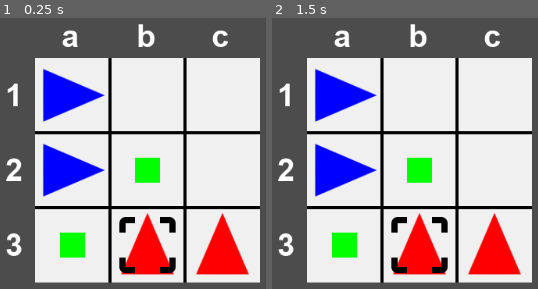
Above: before the commit, frames 1-2 (left to right).
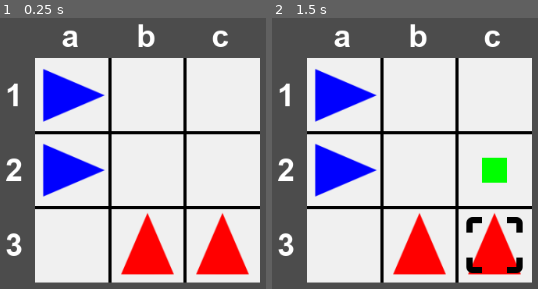
Above: after the commit, the same moments.

Repository: vivisuke/Dodgem
Game: Godot game, scene res://MainScene.tscn
Two runs of this game, one before a commit and one after it. Both use one fixed random seed, a clock stepped at 60 frames per second and the inputs below.
Inputs (mouse positions are in pixels of both pictures, inside the frame that each line leads up to):
- Up to frame 1 (0.25 s): no input
- Up to frame 2 (1.5 s): tap Enter at 0.5 s; move the mouse to (outside the picture) at 0.52 s; click (outside the picture) at 0.67 s; tap Space at 1.25 s; move the mouse to (471, 240) at 1.27 s; click (471, 240) at 1.42 s

The runs differ from the first frame. In frame 1, 2.7% of the frame differs, in the area x 22-67%, y 51-95%; in frame 2, 4.5%, in the area x 22-95%, y 51-95%.

Commit message:
0006 ◎ C 10/28 10/28 0.001│ToDo│自ピースマウスクリック → 移動元カーソル表示

Diff:
--- /dev/null
+++ b/Dodgem/MainScene.gd
@@ -0,0 +1,43 @@
+extends Node2D
+
+const N_HORZ = 3
+const N_VERT = 3
+const TILE_RED = 0
+const TILE_BLUE = 1
+const TILE_SRC = 0
+const TILE_DST = 1
+
+var cursor = Vector2(-1, -1)
+
+func _ready():
+	init_cursor()
+
+func init_cursor():
+	cursor = Vector2(-1, -1)
+	for y in range(N_VERT):
+		for x in range(N_HORZ):
+			$Board/CursorTileMap.set_cell(x, y, -1)
+
+func _input(event):
+	if event is InputEventMouseButton && event.is_pressed():
+		var mp = $Board/TileMap.world_to_map($Board/TileMap.get_local_mouse_position())
+		if mp.x < 0 || mp.x >= N_HORZ || mp.y < 0 || mp.y >= N_VERT:
+			return
+		if $Board/TileMap.get_cellv(mp) == TILE_RED:
+			if cursor == mp:
+				init_cursor()
+			else:
+				init_cursor()
+				cursor = mp
+				$Board/CursorTileMap.set_cellv(cursor, TILE_SRC)
+				if mp.x > 0 && $Board/TileMap.get_cell(mp.x-1, mp.y) < 0:
+					$Board/CursorTileMap.set_cell(mp.x-1, mp.y, TILE_DST)
+				if mp.x < N_HORZ - 1 && $Board/TileMap.get_cell(mp.x+1, mp.y) < 0:
+					$Board/CursorTileMap.set_cell(mp.x+1, mp.y, TILE_DST)
+				if mp.y == 0 || $Board/TileMap.get_cell(mp.x, mp.y-1) < 0:
+					$Board/CursorTileMap.set_cell(mp.x, mp.y-1, TILE_DST)
+		else:
+			if $Board/CursorTileMap.get_cellv(mp) == TILE_DST:
+				print("src = ", cursor, ", dst = ", mp)
+				pass
+			init_cursor()
--- a/Dodgem/MainScene.tscn
+++ b/Dodgem/MainScene.tscn
@@ -1,10 +1,11 @@
-[gd_scene load_steps=8 format=2]
+[gd_scene load_steps=9 format=2]
 
 [ext_resource path="res://ColorRect.gd" type="Script" id=1]
 [ext_resource path="res://images/up_red.png" type="Texture" id=2]
 [ext_resource path="res://images/right_blue.png" type="Texture" id=3]
 [ext_resource path="res://images/select_black.png" type="Texture" id=4]
 [ext_resource path="res://images/dest_green.png" type="Texture" id=5]
+[ext_resource path="res://MainScene.gd" type="Script" id=6]
 
 [sub_resource type="TileSet" id=1]
 0/name = "up_red.png 0"
@@ -67,8 +68,9 @@
 1/z_index = 0
 
 [node name="MainScene" type="Node2D"]
+script = ExtResource( 6 )
 
-[node name="ColorRect" type="ColorRect" parent="."]
+[node name="Board" type="ColorRect" parent="."]
 margin_left = 96.0
 margin_top = 96.0
 margin_right = 384.0
@@ -79,13 +81,13 @@
 "_edit_use_anchors_": false
 }
 
-[node name="TileMap" type="TileMap" parent="ColorRect"]
+[node name="TileMap" type="TileMap" parent="Board"]
 tile_set = SubResource( 1 )
 cell_size = Vector2( 96, 96 )
 format = 1
 tile_data = PoolIntArray( 0, 1, 0, 65536, 1, 0, 131073, 0, 0, 131074, 0, 0 )
 
-[node name="CursorTileMap" type="TileMap" parent="ColorRect"]
+[node name="CursorTileMap" type="TileMap" parent="Board"]
 tile_set = SubResource( 2 )
 cell_size = Vector2( 96, 96 )
 show_collision = true
Not shown, changed: Dodgem.spr
